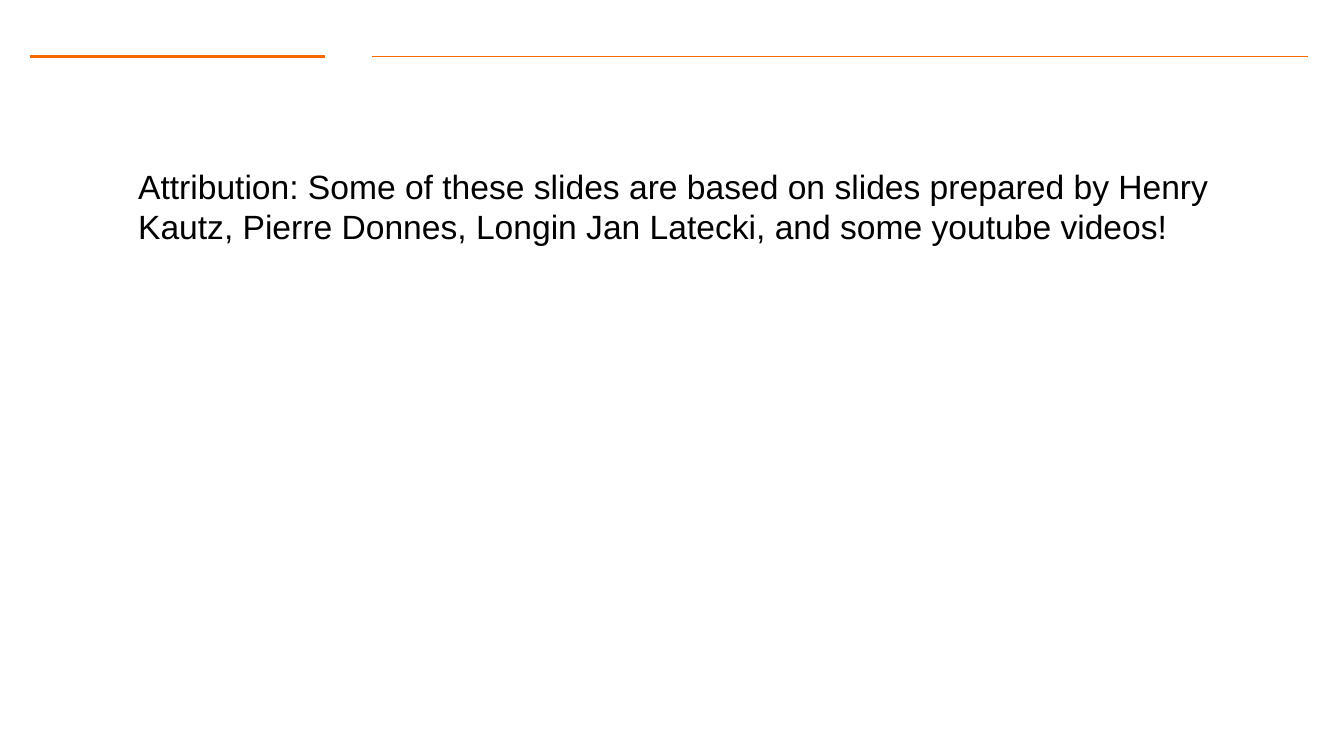
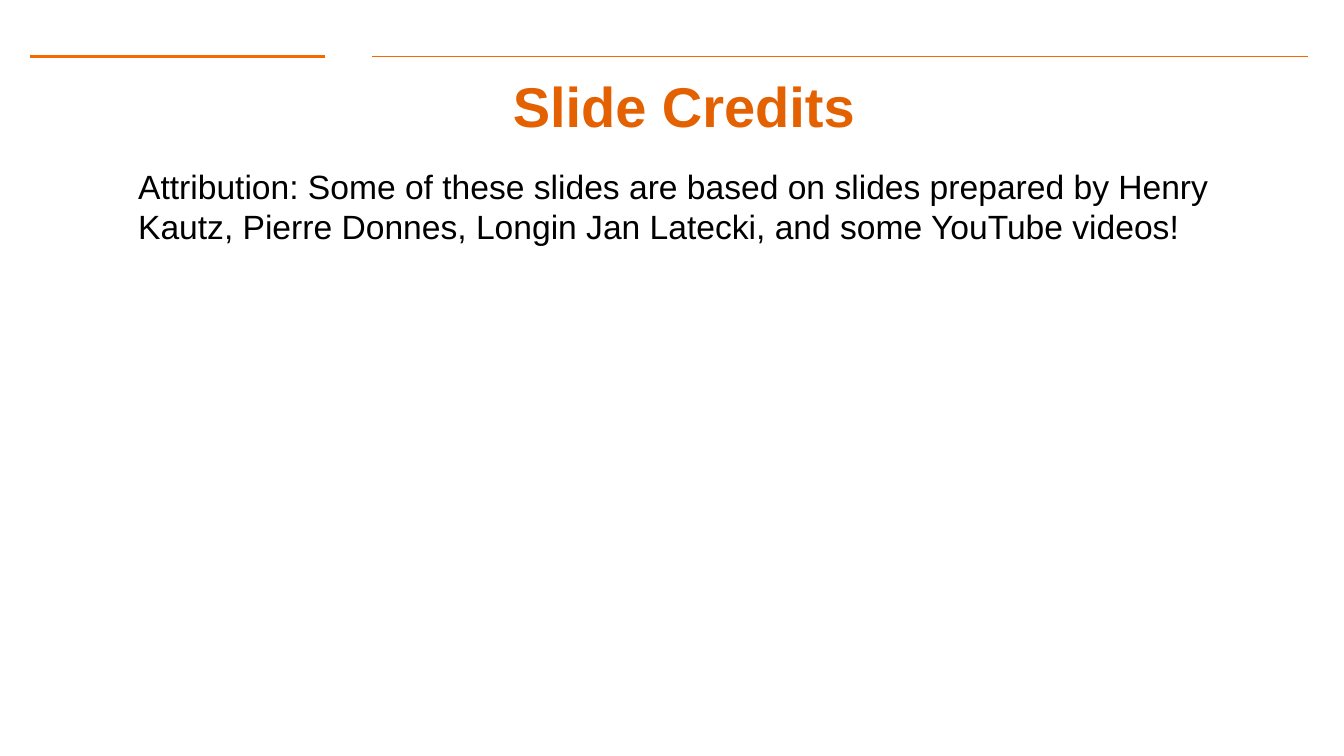
Before and after one commit to gk5951/RIT-DSCI-633-FDS, a slide deck: slide 28 of Syllabus/Lecture07/Lec07.pptx. Drawn at 1344x756 pixels with LibreOffice and Linux fonts; fonts in the diff are those of the drawing; background and template pictures are left out. Boxes give left, top, right and bottom in pixels: in the first picture for what was removed or moved away, otherwise in the second. Text is boxed around its words. In the diff, an @@ line names an element or a change of style, - is before the commit and + after.

```diff
--- a/Syllabus/Lecture07/Lec07.pptx
+++ b/Syllabus/Lecture07/Lec07.pptx
@@ title added at (513,86,855,128), 40 pt, text #E46102, bold @@
+Slide Credits
@@ text at (138,174,1208,246): text changed @@
-  Attribution: Some of these slides are based on slides prepared by Henry Kautz, Pierre Donnes, Longin Jan Latecki, and some youtube videos!
+  Attribution: Some of these slides are based on slides prepared by Henry Kautz, Pierre Donnes, Longin Jan Latecki, and some YouTube videos!
```
Also in this commit, not shown: 1 other slide changed, 6 other files.
